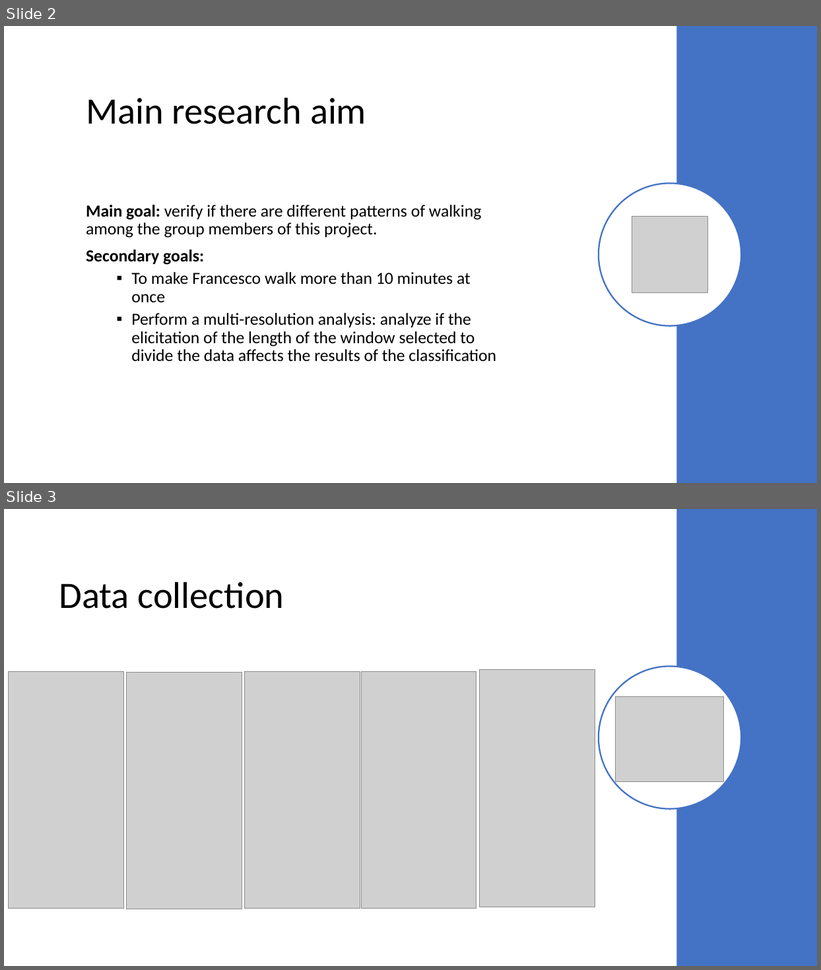
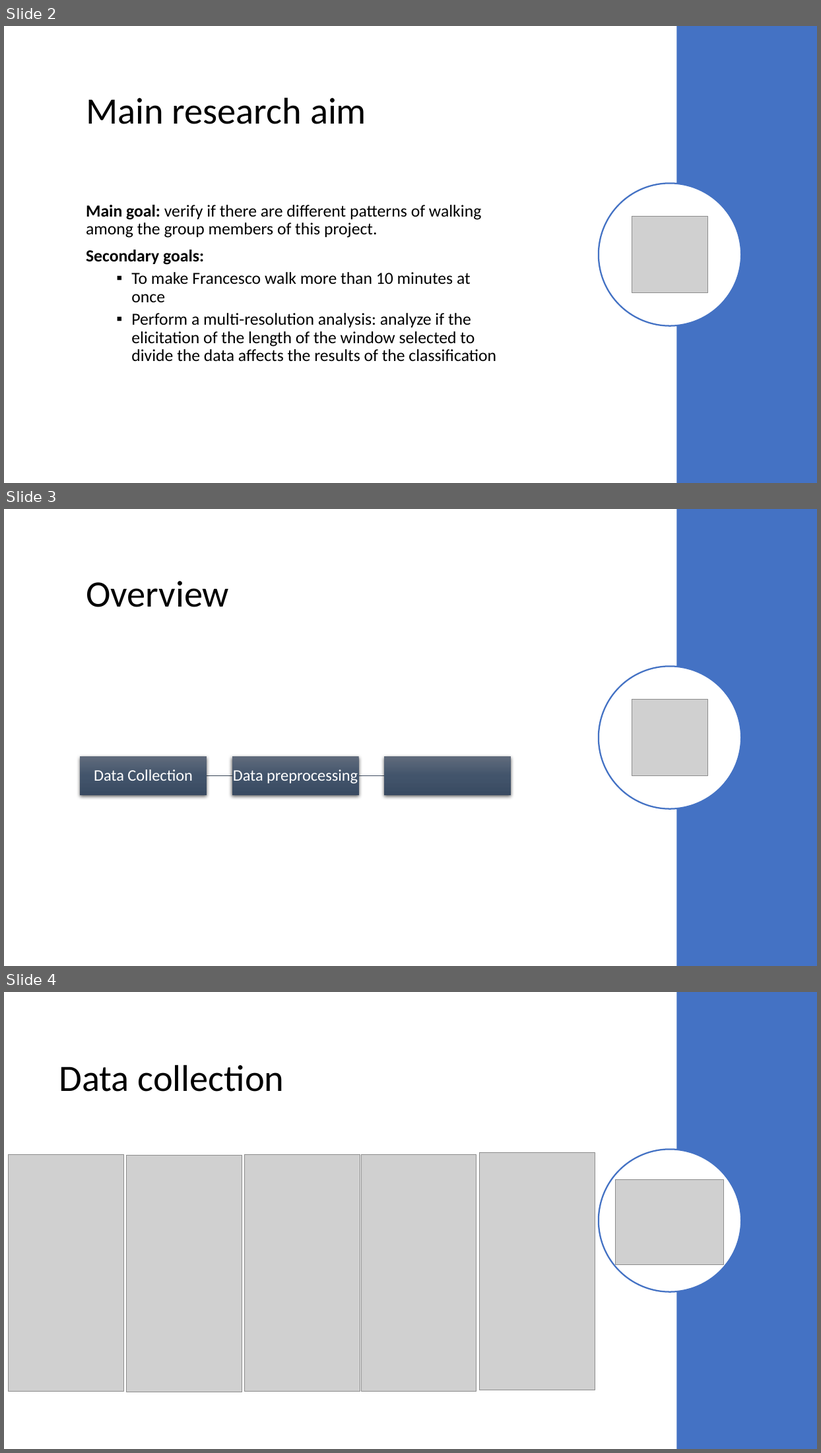
Before and after one commit to cerniello/WalkingPatternClassification_SL, a slide deck: Presentation Group 13.pptx. Shown one above the other, each under a label of ours: slides 2 and 3 before the commit, slides 2, 3 and 4 after it. The pictures are 821x970 and 821x1453 pixels, drawn with LibreOffice and Linux fonts; fonts in the diff are those of the drawing; grey boxes stand for pictures. Boxes give left, top, right and bottom in pixels: in the first picture for what was removed or moved away, otherwise in the second. Text is boxed around its words. In the diff, an @@ line names an element or a change of style, - is before the commit and + after.

```diff
--- a/Presentation Group 13.pptx
+++ b/Presentation Group 13.pptx
@@ slide 3 added at <box>4,509,817,966</box>, background #FFFFFF @@
@@ rectangle added at <box>677,509,817,966</box>, fill #4472C4 @@
@@ title added at <box>86,581,229,607</box>, 44 pt, text #000000 @@
+Overview
@@ ellipse added at <box>599,666,741,809</box>, fill #FFFFFF, outline #4472C4 1.75 pt @@
@@ picture added at <box>632,700,708,776</box> @@
@@ group added at <box>81,757,511,795</box>: 3 rectangles, 2 freeform shapes, 2 texts @@
+Data Collection
+Data preprocessing
@@ what was slide 3 is now slide 4 @@
```
